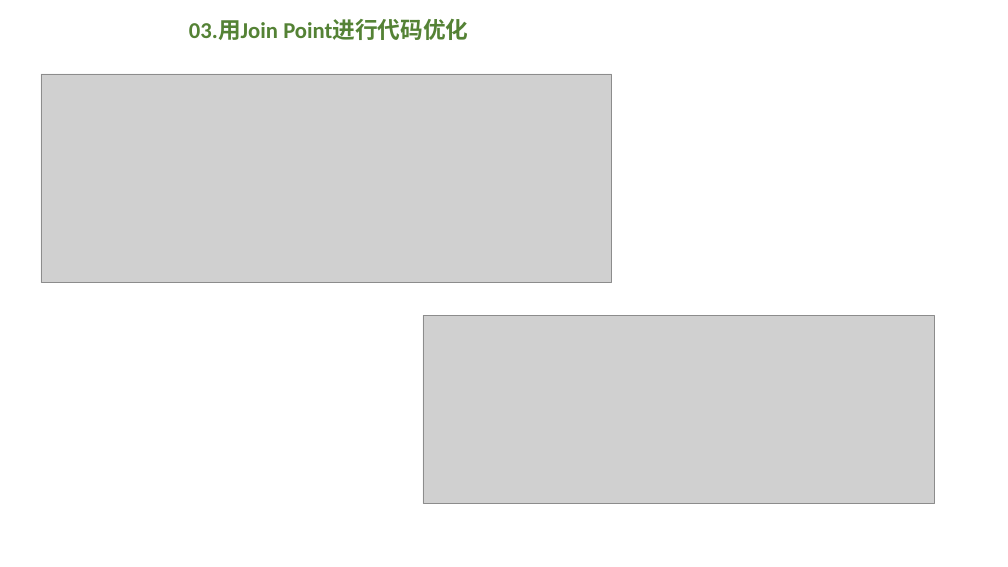
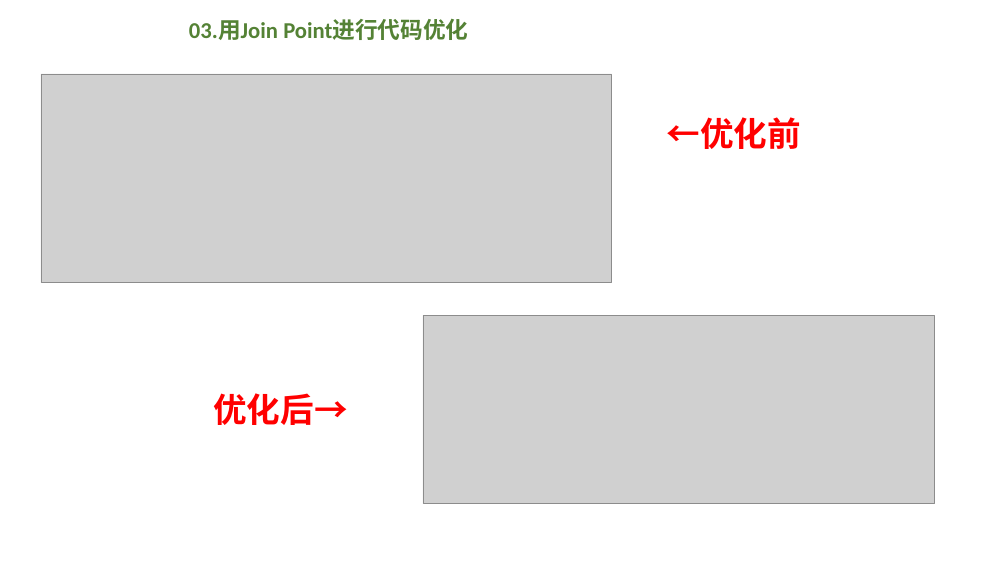
Before and after one commit to ustc-pldpa/2018s-final-projects, a slide deck: slide 9 of 14-Compiling-without-Continuations/report.pptx. Drawn at 1008x567 pixels with LibreOffice and Linux fonts; fonts in the diff are those of the drawing; grey boxes stand for pictures; background and template pictures are left out. Boxes give left, top, right and bottom in pixels: in the first picture for what was removed or moved away, otherwise in the second. Text is boxed around its words. In the diff, an @@ line names an element or a change of style, - is before the commit and + after.

```diff
--- a/14-Compiling-without-Continuations/report.pptx
+++ b/14-Compiling-without-Continuations/report.pptx
@@ text added at <box>666,117,800,149</box>, 32 pt, text #FF0000, bold @@
+←优化前
@@ text added at <box>213,393,348,425</box>, 32 pt, text #FF0000, bold @@
+优化后→
```
Also in this commit, not shown: 4 other slides changed, 2 other files.
